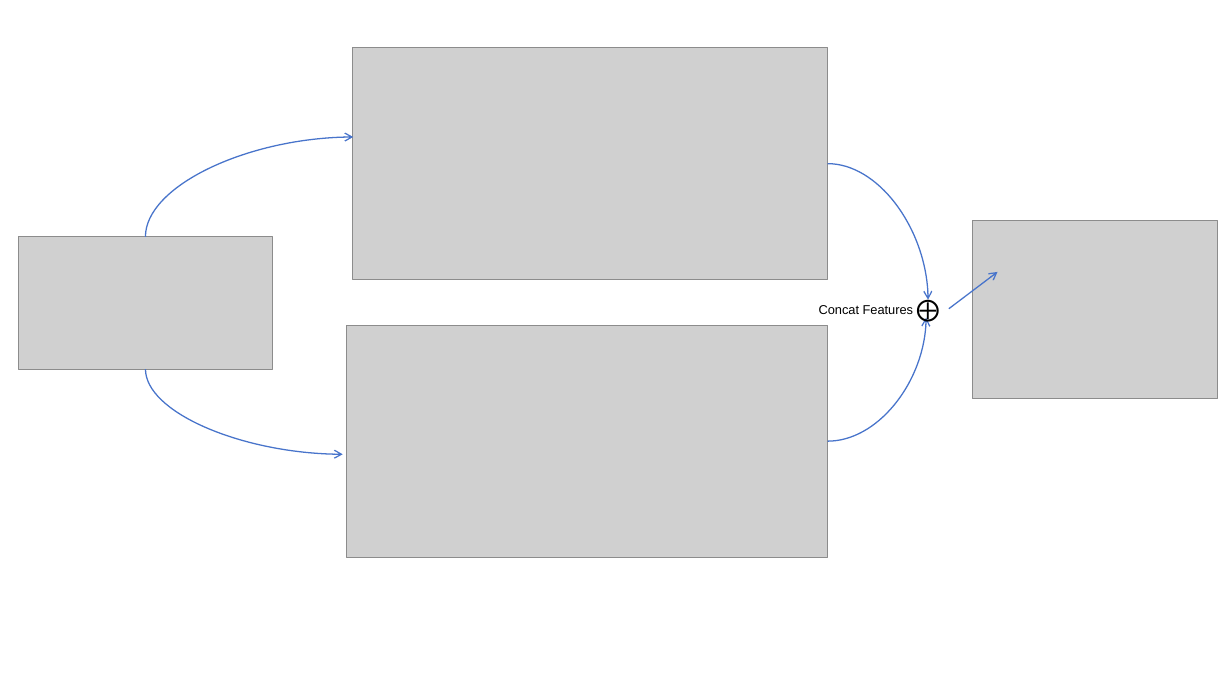
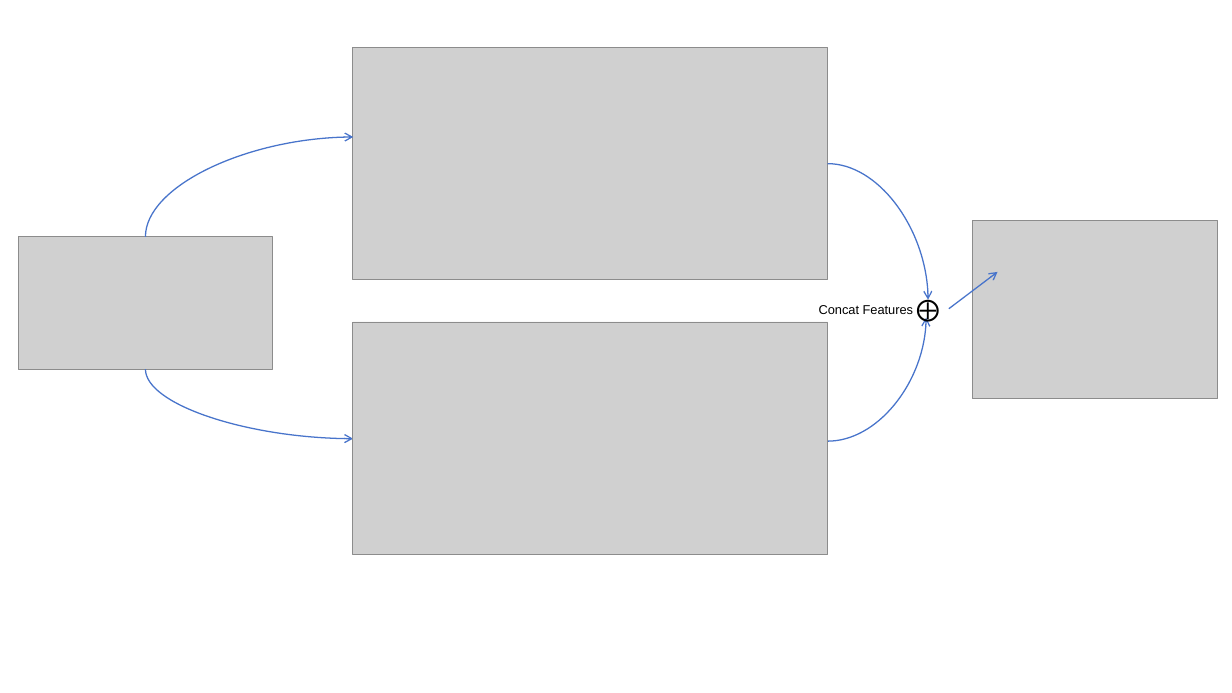
Before and after one commit to wuchenhu98/lunwen, a slide deck: slide 7 of 论文插图.pptx. Drawn at 1232x693 pixels with LibreOffice and Linux fonts; fonts in the diff are those of the drawing; grey boxes stand for pictures. Boxes give left, top, right and bottom in pixels: in the first picture for what was removed or moved away, otherwise in the second. Text is boxed around its words. In the diff, an @@ line names an element or a change of style, - is before the commit and + after.

```diff
--- a/论文插图.pptx
+++ b/论文插图.pptx
@@ picture: place and size @@
-picture at [347,325,828,557]
+picture at [353,322,828,555]
@@ curved arrow moved from (145, 369) - (343, 455) to (145, 370) - (353, 439) @@
```
Also in this commit, not shown: 3 other slides changed, 2 slides added, 1 slide removed.
